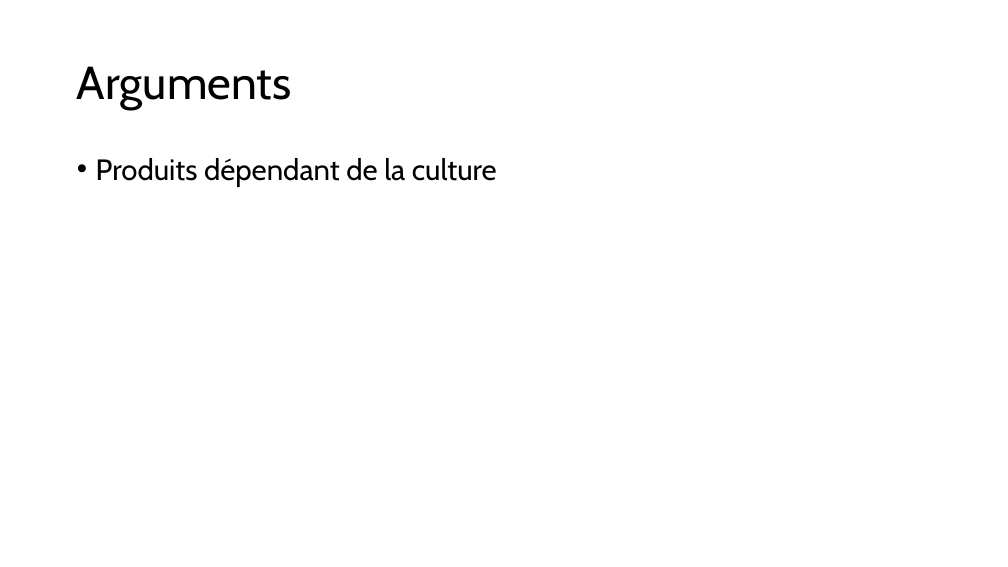
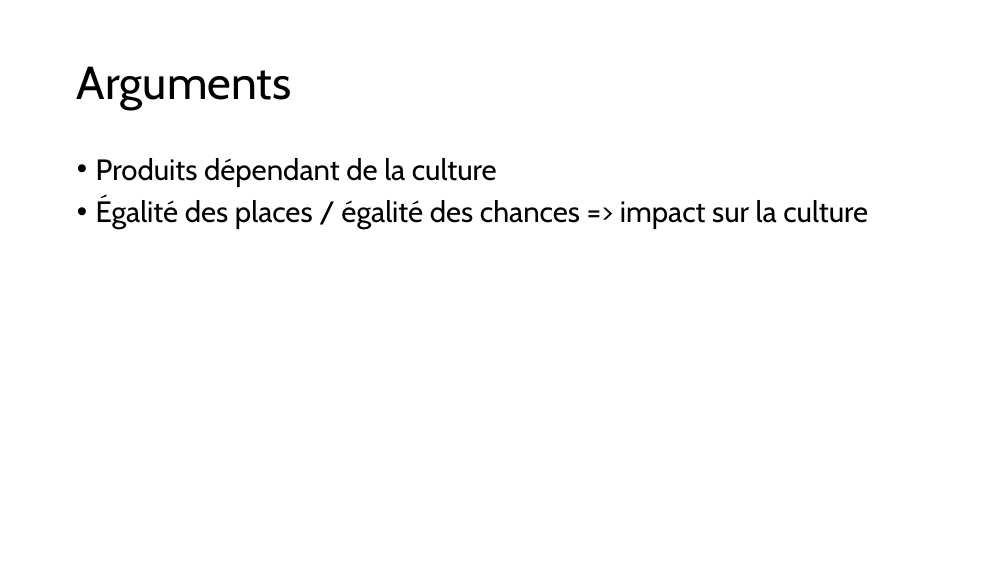
Before and after one commit to Scortail/AnglaisAd, a slide deck: slide 4 of slides.pptx (slide 7 before the commit). Drawn at 1008x567 pixels with LibreOffice and Linux fonts; fonts in the diff are those of the drawing. Boxes give left, top, right and bottom in pixels: in the first picture for what was removed or moved away, otherwise in the second. Text is boxed around its words. In the diff, an @@ line names an element or a change of style, - is before the commit and + after.

```diff
--- a/slides.pptx
+++ b/slides.pptx
@@ text at <box>96,197,868,229</box>: paragraph added @@
+• Égalité des places / égalité des chances => impact sur la culture
```
Also in this commit, not shown: 2 other slides changed, 8 slides removed, 1 other file.
